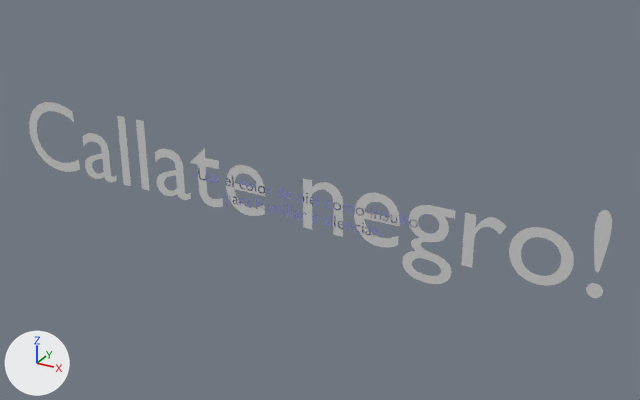
A saved change to the glTF model assets/models/palabras3.glb.
One viewpoint serves both versions: a 50 mm lens placed at (0.379, -0.828, 0.472), pointed at (-0.091, 0.026, 0.045). The lights are fixed; the arrows at lower left show +X, +Y and +Z. The older version comes first. Where no turn or scale is listed for an object, it has been applied to the vertices.

Before the edit, the objects in view are built like this:
```python
mat_material = principled_material('Material')
mat_material.base_color = (0.654, 0.654, 0.654)  # light grey #d3d3d3
mat_material_001 = principled_material('Material.001')
mat_material_001.base_color = (0.246, 0.262, 0.617)  # blue #888cce
me_text_003 = bpy.data.meshes.new('Text.003')
me_text_003.from_pydata(...)  # 1296 vertices, 1282 faces; spans x 0.007..0.793, y 0.0, z -0.032..0.097
me_text_003.materials.append(mat_material)  # light grey #d3d3d3
me_text_005 = bpy.data.meshes.new('Text.005')
me_text_005.from_pydata(...)  # 3833 vertices, 3755 faces; spans x -0.155..0.149, y 0.0, z -0.027..0.015
me_text_005.materials.append(mat_material_001)  # blue #888cce
ob_indio = bpy.data.objects.new('INDIO', me_text_003)
ob_indio.location = (-0.5423, 0.0, 0.0178)
ob_indio_001 = bpy.data.objects.new('INDIO.001', me_text_005)
ob_indio_001.location = (-0.1022, 0.0, 0.05)
```
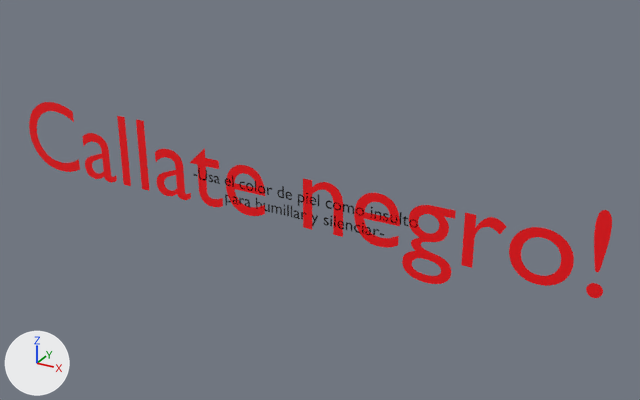
Commit message: Actualizar modelos GLB con nuevos colores (palabras1, palabras2, palabras3)

Where the change shows, as pixel boxes [x1, y1, x2, y2] in the pictures (640 x 400 px):
'INDIO', recoloured
    both: [29, 102, 612, 298]
'INDIO.001', recoloured
    both: [194, 168, 418, 237]

What the commit changed:
Material 'Material' (mat_material) changes colour from light grey #d3d3d3 to red #ff000e; in linear values from (0.654, 0.654, 0.654) to (1.0, 0.0, 0.00439).
Material 'Material.001' (mat_material_001) changes colour from blue #888cce to black #000000; in linear values from (0.246, 0.262, 0.617) to (0.0, 0.0, 0.0).
